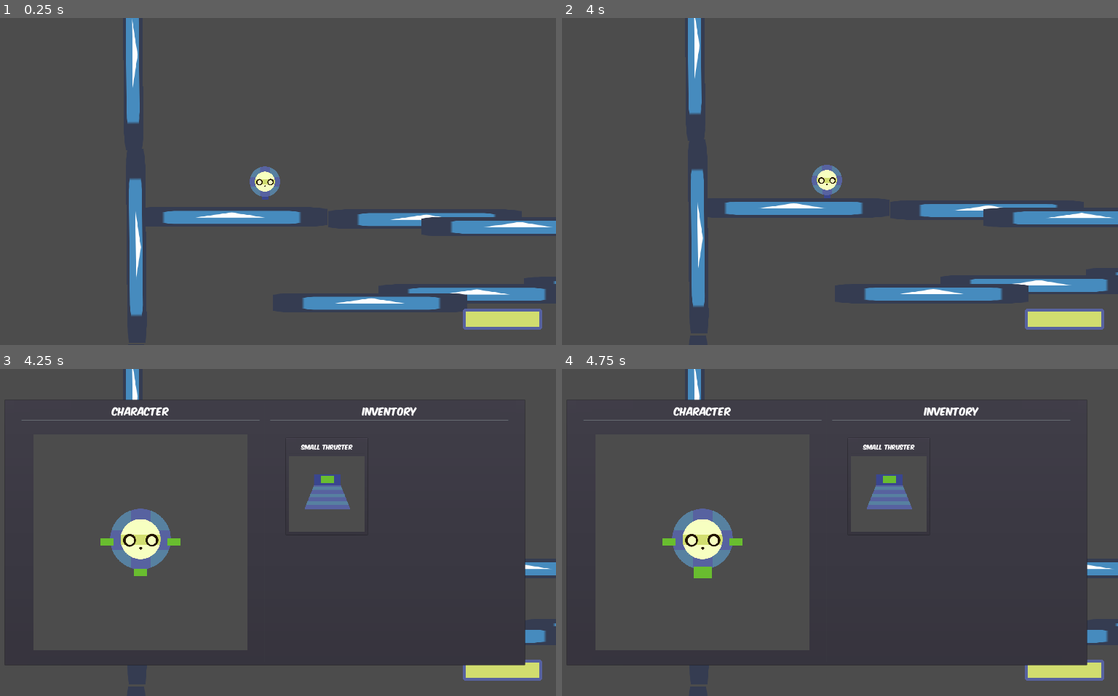
Above: before the commit, frames 1-4 (two rows, left to right).
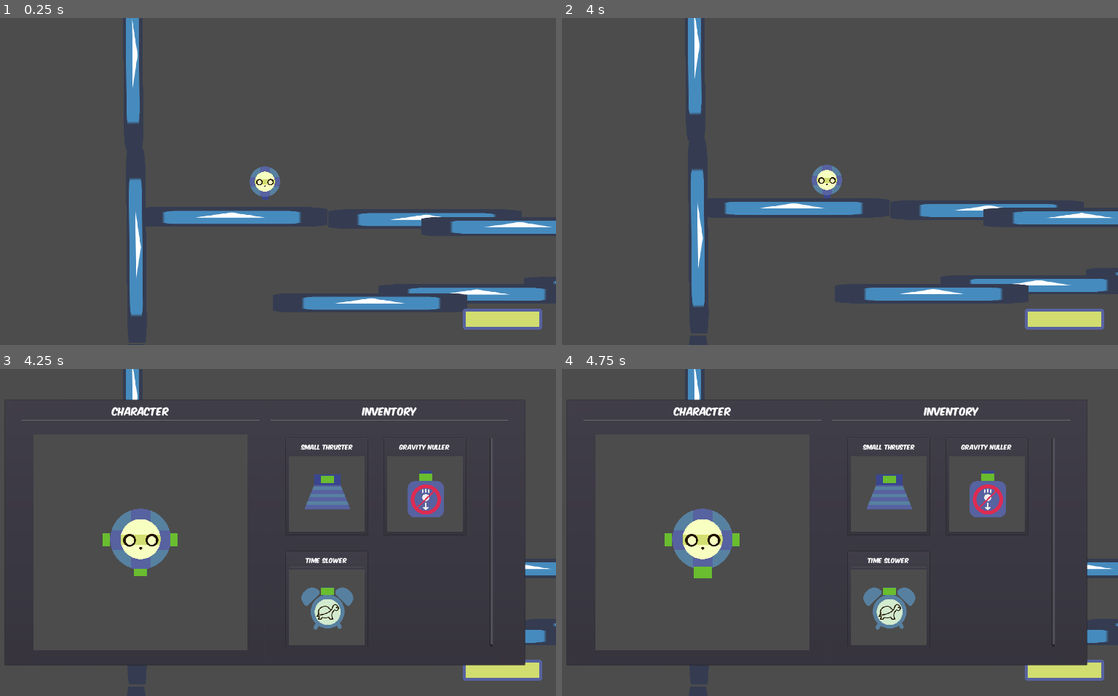
Above: after the commit, the same moments.

Repository: KoshakiDev/GodotWildJam13Mar2021
Game: Godot game, scene res://Source/Levels/DebugLevel.tscn
Same seed, same stepped clock (60 frames per second), same inputs: the game is played once before the commit and once after it. The engine's default icon, where the game draws it, is replaced by a stand-in: a white triangle on a blue panel in a dark square.
Inputs (mouse positions are in pixels of both pictures, inside the frame that each line leads up to):
- Up to frame 1 (0.25 s): no input
- Up to frame 2 (4 s): move the mouse to (956, 165) at 0.52 s; hold Right (move_right) 0.53-1.25 s; hold Middle mouse button (middle_click) 0.53-1.25 s; click (956, 165) at 0.67 s; drag from (712, 197) to (795, 246) at 1.27 s; tap Enter at 2, 3.5 s; move the mouse to (884, 109) at 2.02 s; hold Right (move_right) 2.03-2.75 s; tap Space (use_module_1) at 2.1, 2.75 s; drag from (795, 246) to (650, 132) at 2.77 s; move the mouse to (1001, 230) at 3.52 s; hold Left (move_left) from 3.53 s (still down); hold Mouse wheel down (zoom_out) from 3.53 s (still down)
- Up to frame 3 (4.25 s): keep holding Left (move_left); keep holding Mouse wheel down (zoom_out); tap Tab (open_inventory) at 4.15 s
- Up to frame 4 (4.75 s): release Left (move_left) at 4.25 s; release Mouse wheel down (zoom_out) at 4.25 s; click (701, 571) at 4.27 s

Frames 1-2 are identical in both runs. In frame 3, 2.1% of the frame differs, in the area x 18-89%, y 21-85%; in frame 4, 2.1%.

Commit message:
fixed a lot of bugs (especially regarding new moduleUI)
disconnectors no longer delete each other, fixed up head, time-slow and anti-grav modules and more

Diff:
--- a/Source/HUD/ModuleUI/Character.gd
+++ b/Source/HUD/ModuleUI/Character.gd
@@ -78,13 +78,16 @@
 		# button that way)
 		connector.connector_button.pressed = false
 
-func update_connectors(module: ModuleContainer):
+func update_connectors(module: ModuleContainer, no_delete := false):
 	for connector in module.get_connectors():
-		module.get_character_connector(connector).delete_connector_button()
-		print(connector.name)
+		# If the connector already has a button, dont add a new one.
+		connector = module.get_character_connector(connector)
+		if no_delete and connector.connector_button:
+			print("skipping connector")
+			continue
+		connector.delete_connector_button()
 		if not connector.connected:
-			print("Connecting button")
-			module.get_character_connector(connector).generate_connector_button(self, module)
+			connector.generate_connector_button(self, module)
 
 func on_disconnector_toggled(toggled: bool, module: ModuleContainer, connector: Connector) -> void:
 	if toggled:
@@ -98,9 +101,11 @@
 		module_manager.remove_module(module)
 		remove_module(module)
 
-		# Update all the connector buttons.
+		module.get_character_connector(connector).delete_connector_button()
+
+		# Update all the connector buttons, without deleting old ones.
 		for module in modules:
-			update_connectors(module)
+			update_connectors(module, true)
 	# Only do this, when the button is not being removed.
 	else:
 		# Set the toggle buttons state to be unpressed again (behaves like a normal
--- a/Source/HUD/ModuleUI/Inventory.gd
+++ b/Source/HUD/ModuleUI/Inventory.gd
@@ -19,6 +19,14 @@
 	var thruster := preload("res://Source/Modules/Thruster/SmallThruster.tscn").instance()
 	var thruster_module = ModuleContainer.new(thruster)
 	add_item(thruster_module)
+
+	var anti_grav := preload("res://Source/Modules/GravityNuller/GravityNuller.tscn").instance()
+	var anti_grav_module = ModuleContainer.new(anti_grav)
+	add_item(anti_grav_module)
+
+	var time_slow := preload("res://Source/Modules/TimeSlower/TimeSlower.tscn").instance()
+	var time_slow_module = ModuleContainer.new(time_slow)
+	add_item(time_slow_module)
 
 func add_item(module: ModuleContainer):
 	# If the module was already added, readd it to the grid (saves resources).
--- a/Source/Modules/GravityNuller/GravityNuller.gd
+++ b/Source/Modules/GravityNuller/GravityNuller.gd
@@ -3,10 +3,10 @@
 onready var timer: Timer = $Timer
 
 func use(_event: InputEvent):
-	owner.set_gravity_scale(0.0)
+	_body.set_gravity_scale(0.0)
 	timer.start()
 	print("Antigravity")
 
 func _on_Timer_timeout():
-	owner.set_gravity_scale(1.0)
+	_body.set_gravity_scale(1.0)
 	print("Gravity back")
--- a/Source/Modules/GravityNuller/GravityNuller.tscn
+++ b/Source/Modules/GravityNuller/GravityNuller.tscn
@@ -1,37 +1,38 @@
-[gd_scene load_steps=5 format=2]
+[gd_scene load_steps=6 format=2]
 
 [ext_resource path="res://Source/Modules/GravityNuller/GravityNuller.gd" type="Script" id=1]
 [ext_resource path="res://Resources/Art/Player/Modules/Anti_Gravity.png" type="Texture" id=2]
 [ext_resource path="res://Source/Modules/Connector.tscn" type="PackedScene" id=3]
+[ext_resource path="res://Source/Modules/Module.tscn" type="PackedScene" id=4]
 
 [sub_resource type="CircleShape2D" id=1]
 radius = 30.0
 
-[node name="GravityNuller" type="Node2D" groups=[
-"modules",
-]]
+[node name="GravityNuller" instance=ExtResource( 4 )]
 script = ExtResource( 1 )
+energy_reserved = 10.0
 energy_consumption = 10.0
 module_type = 1
+display_name = "Gravity Nuller"
+use_action = "use_module_4"
 
-[node name="Sprite" type="Sprite" parent="."]
+[node name="Sprite" type="Sprite" parent="." index="0"]
 scale = Vector2( 0.4, 0.4 )
 texture = ExtResource( 2 )
 offset = Vector2( 0, 70 )
 
-[node name="CollisionBoxes" type="Node2D" parent="."]
-
-[node name="CollisionShape2D" type="CollisionShape2D" parent="CollisionBoxes"]
+[node name="CollisionShape2D" type="CollisionShape2D" parent="CollisionBoxes" index="0"]
 position = Vector2( 0, 37 )
 shape = SubResource( 1 )
 
-[node name="Connections" type="Node2D" parent="."]
-
-[node name="Connector" parent="Connections" instance=ExtResource( 3 )]
+[node name="Connector" parent="Connections" index="0" instance=ExtResource( 3 )]
 direction_string = "Up"
 connection_type = 1
 
-[node name="Timer" type="Timer" parent="."]
+[node name="CenterPosition" parent="." index="3"]
+position = Vector2( 0, 36 )
+
+[node name="Timer" type="Timer" parent="." index="4"]
 wait_time = 3.0
 one_shot = true
 
--- a/Source/Modules/Head/PlayerHead.tscn
+++ b/Source/Modules/Head/PlayerHead.tscn
@@ -32,13 +32,15 @@
 direction_string = "Down"
 
 [node name="Connector2" type="Position2D" parent="Connections" index="1"]
-position = Vector2( 55, 0 )
+position = Vector2( 55, -4 )
 script = ExtResource( 3 )
 direction_string = "Right"
 connection_type = 1
+size = Vector2( 6, 11 )
 
 [node name="Connector3" type="Position2D" parent="Connections" index="2"]
-position = Vector2( -55, 0 )
+position = Vector2( -56, -4 )
 script = ExtResource( 3 )
 direction_string = "Left"
 connection_type = 1
+size = Vector2( 6, 11 )
--- a/Source/Modules/Thruster/SmallThruster.gd
+++ b/Source/Modules/Thruster/SmallThruster.gd
@@ -10,7 +10,7 @@
 
 func use(_event: InputEvent):
 
-	var impulse := Vector2.UP.rotated(_body.rotation) * thrust_force
+	var impulse := Vector2.UP.rotated(_body.rotation + rotation) * thrust_force
 
 	if impulse.angle_to(_body.linear_velocity) > PI/2:
 		# Limit the linear velocity (see linear_clamp above).
--- a/Source/Modules/TimeSlower/TimeSlower.tscn
+++ b/Source/Modules/TimeSlower/TimeSlower.tscn
@@ -1,38 +1,38 @@
-[gd_scene load_steps=5 format=2]
+[gd_scene load_steps=6 format=2]
 
 [ext_resource path="res://Source/Modules/TimeSlower/TimeSlower.gd" type="Script" id=1]
 [ext_resource path="res://Resources/Art/Player/Modules/Time_Slow_Module.png" type="Texture" id=2]
 [ext_resource path="res://Source/Modules/Connector.gd" type="Script" id=3]
+[ext_resource path="res://Source/Modules/Module.tscn" type="PackedScene" id=4]
 
 [sub_resource type="CircleShape2D" id=1]
 radius = 27.0946
 
-[node name="TimeSlower" type="Node2D" groups=[
-"modules",
-]]
+[node name="TimeSlower" instance=ExtResource( 4 )]
 script = ExtResource( 1 )
 energy_consumption = 50.0
 module_type = 1
+display_name = "Time Slower"
+use_action = "use_module_2"
 
-[node name="Sprite" type="Sprite" parent="."]
+[node name="Sprite" type="Sprite" parent="." index="0"]
 scale = Vector2( 0.4, 0.4 )
 texture = ExtResource( 2 )
 offset = Vector2( 0, 70 )
 
-[node name="CollisionBoxes" type="Node2D" parent="."]
-
-[node name="CollisionShape2D" type="CollisionShape2D" parent="CollisionBoxes"]
+[node name="CollisionShape2D" type="CollisionShape2D" parent="CollisionBoxes" index="0"]
 position = Vector2( 0, 33 )
 shape = SubResource( 1 )
 
-[node name="Connections" type="Node2D" parent="."]
-
-[node name="Connector" type="Position2D" parent="Connections"]
+[node name="Connector" type="Position2D" parent="Connections" index="0"]
 script = ExtResource( 3 )
 direction_string = "Up"
 connection_type = 1
 
-[node name="Timer" type="Timer" parent="."]
+[node name="CenterPosition" parent="." index="3"]
+position = Vector2( 0, 32 )
+
+[node name="Timer" type="Timer" parent="." index="4"]
 one_shot = true
 
 [connection signal="timeout" from="Timer" to="." method="_on_Timer_timeout"]
